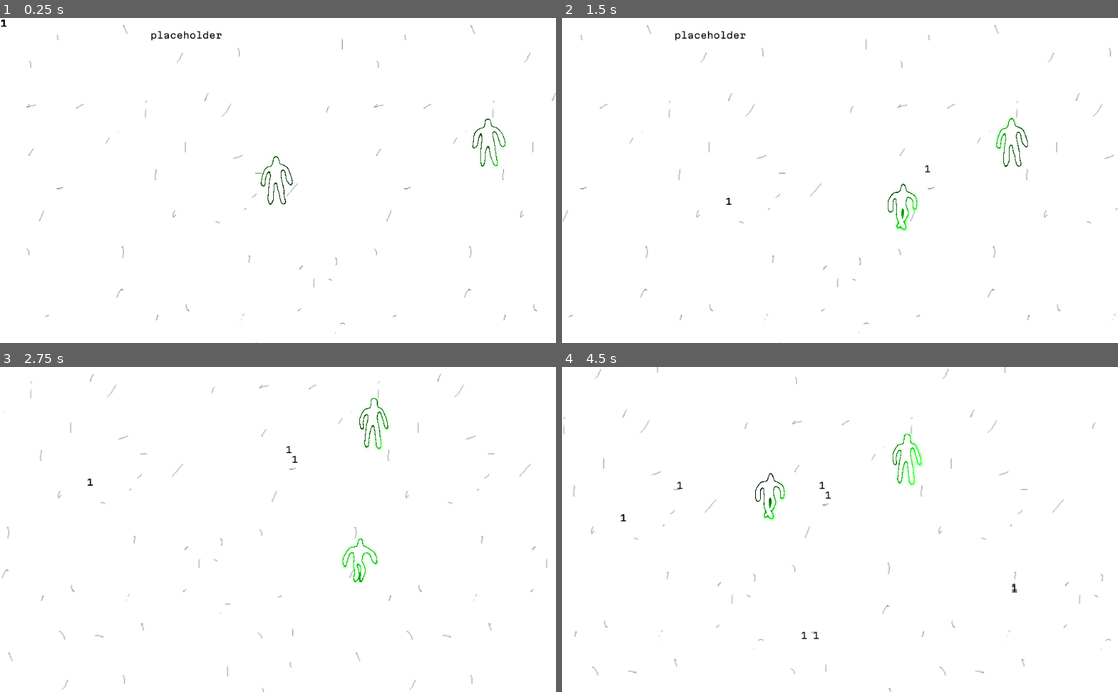
Above: before the commit, frames 1-4 (two rows, left to right).
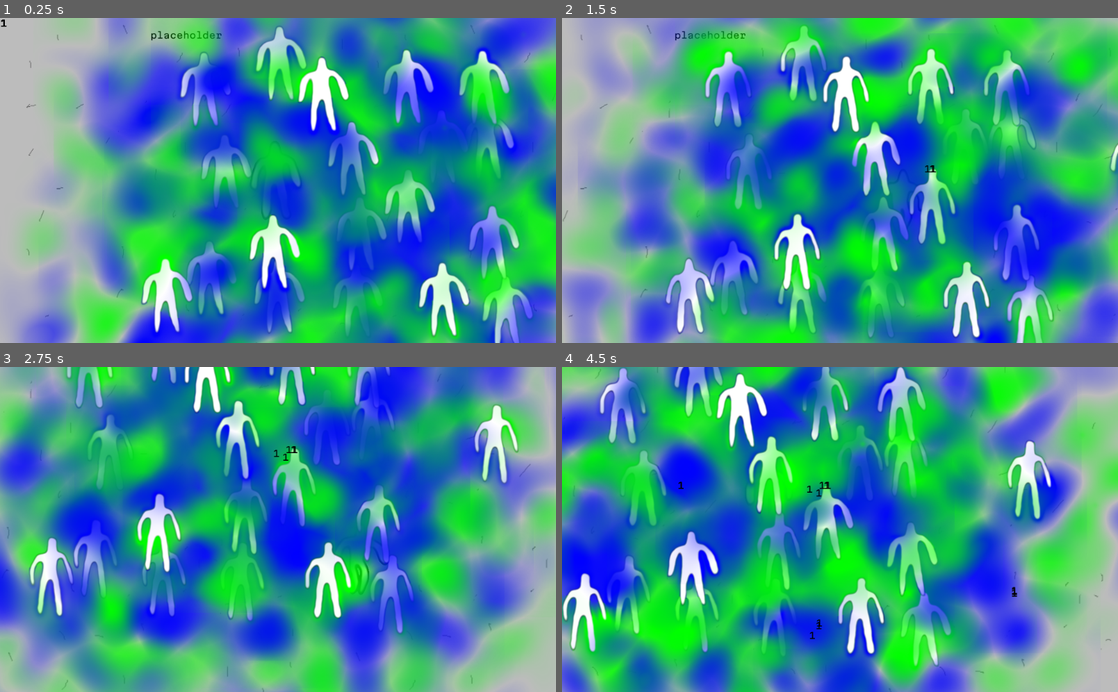
Above: after the commit, the same moments.

Repository: glitchcore/summon_55
Game: Godot game, scene res://Game.tscn
The game is run twice, just before and just after one commit, with the same random seed, the same clock (stepped at 60 frames per second) and the same inputs.
Inputs (mouse positions are in pixels of both pictures, inside the frame that each line leads up to):
- Up to frame 1 (0.25 s): no input
- Up to frame 2 (1.5 s): move the mouse to (962, 164) at 0.52 s; hold Right (ui_right) 0.53-1.28 s; move the mouse to (728, 196) at 1.27 s; hold Down (ui_down) from 1.28 s (still down)
- Up to frame 3 (2.75 s): move the mouse to (333, 458) at 2.02 s; release Down (ui_down) at 2.03 s; hold Right (ui_right) from 2.03 s (still down)
- Up to frame 4 (4.5 s): move the mouse to (812, 594) at 2.77 s; release Right (ui_right) at 2.78 s; hold Up (ui_up) 2.78-3.53 s; move the mouse to (1006, 578) at 3.52 s; hold Left (ui_left) from 3.53 s (still down); move the mouse to (673, 480) at 4.27 s

The runs differ from the first frame. In frame 1, 98% of the frame differs, in the area x 0-100%, y 0-100%; in frame 2, 98%; in frame 3, 98%; in frame 4, 98%.

Commit message:
extendable 2 color shader

Diff:
--- a/Character.gdshader
+++ b/Character.gdshader
@@ -1,55 +1,121 @@
 shader_type canvas_item;
 
-float hash(vec2 p) {
-    return fract(sin(dot(p, vec2(12.9898,78.233))) * 43758.5453123);
+/* discontinuous pseudorandom uniformly distributed in [-0.5, +0.5]^3 */
+vec3 random3(vec3 c) {
+	float j = 4096.0*sin(dot(c,vec3(17.0, 59.4, 15.0)));
+	vec3 r;
+	r.z = fract(512.0*j);
+	j *= .125;
+	r.x = fract(512.0*j);
+	j *= .125;
+	r.y = fract(512.0*j);
+	return r-0.5;
 }
 
-float _noise(vec2 x) {
-    vec2 p = floor(x);
-    vec2 f = fract(x);
-    f = f * f * (3.0 - 2.0 * f);
-    vec2 a = vec2(1.0, 0.0);
-    return mix(mix(hash(p + a.yy), hash(p + a.xy), f.x), mix(hash(p + a.yx), hash(p + a.xx), f.x), f.y);
+/* skew constants for 3d simplex functions */
+const float F3 =  0.3333333;
+const float G3 =  0.1666667;
+
+/* 3d simplex noise */
+float _noise(vec3 p) {
+	 /* 1. find current tetrahedron T and it's four vertices */
+	 /* s, s+i1, s+i2, s+1.0 - absolute skewed (integer) coordinates of T vertices */
+	 /* x, x1, x2, x3 - unskewed coordinates of p relative to each of T vertices*/
+
+	 /* calculate s and x */
+	 vec3 s = floor(p + dot(p, vec3(F3)));
+	 vec3 x = p - s + dot(s, vec3(G3));
+
+	 /* calculate i1 and i2 */
+	 vec3 e = step(vec3(0.0), x - x.yzx);
+	 vec3 i1 = e*(1.0 - e.zxy);
+	 vec3 i2 = 1.0 - e.zxy*(1.0 - e);
+
+	 /* x1, x2, x3 */
+	 vec3 x1 = x - i1 + G3;
+	 vec3 x2 = x - i2 + 2.0*G3;
+	 vec3 x3 = x - 1.0 + 3.0*G3;
+
+	 /* 2. find four surflets and store them in d */
+	 vec4 w, d;
+
+	 /* calculate surflet weights */
+	 w.x = dot(x, x);
+	 w.y = dot(x1, x1);
+	 w.z = dot(x2, x2);
+	 w.w = dot(x3, x3);
+
+	 /* w fades from 0.6 at the center of the surflet to 0.0 at the margin */
+	 w = max(0.6 - w, 0.0);
+
+	 /* calculate surflet components */
+	 d.x = dot(random3(s), x);
+	 d.y = dot(random3(s + i1), x1);
+	 d.z = dot(random3(s + i2), x2);
+	 d.w = dot(random3(s + 1.0), x3);
+
+	 /* multiply d by w^4 */
+	 w *= w;
+	 w *= w;
+	 d *= w;
+
+	 /* 3. return the sum of the four surflets */
+	 return dot(d, vec4(52.0));
 }
+
+vec3 _hsv2rgb(vec3 c) {
+    vec4 K = vec4(1.0, 2.0 / 3.0, 1.0 / 3.0, 3.0);
+    vec3 p = abs(fract(c.xxx + K.xyz) * 6.0 - K.www);
+    return c.z * mix(K.xxx, clamp(p - K.xxx, 0.0, 1.0), c.y);
+}
+
 
 const vec3 RED = vec3(1., 0., 0.);
 const vec3 GREEN = vec3(0., 1., 0.);
 const vec3 WHITE = vec3(1.);
 const vec3 BG = vec3(0.9);
+const vec3 BLACK = vec3(0.);
+
+uniform vec2 frame_size;
+uniform vec2 sprite_sheet_size;
+uniform float time_seed;
+uniform vec3 color_1;
+uniform vec3 color_2;
+uniform float thickness;
+uniform float expand;
 
 vec4 fire(vec2 uv, float t, vec3 texture) {
     vec4 res;
 
-    float cloud_mask = texture.b; // clamp(1. - length(uv * 2.) + 0.2, 0., 1.);
+    float cloud_mask = texture.b +
+		smoothstep(0.3, 0.8, 1. - length((uv - 0.5) * 1.2));
 
-	float cloud =
-	    _noise(vec2(length(uv) * 6. + vec2(-t * 2., 0.))) *
-	    _noise(vec2(uv * 3. + vec2(0, -t * 2.)));
-	float hard_cloud = clamp(cloud * 2., 0., 1.);
-	float soft_cloud = clamp(cloud * 1., 0., 1.) * cloud_mask;
+	float cloud = _noise(vec3(uv * 4., t * 0.7));
+	float cloud_v = abs(cloud);
 
-	float inner = texture.g > 0.7 ? 1. : 0.;
-	float outer = texture.r < 0.7 ? 1. : 0.;
+	vec3 color = cloud > 0. ? color_1 : color_2;
+
+	if(length(color) < 0.01) {
+		cloud_v = 0.;
+	}
+
+	float hard_cloud = clamp(cloud_v * 2., 0., 1.);
+	float soft_cloud = clamp(cloud_v * 1.5, 0., 1.) * cloud_mask;
+
+	float inner = smoothstep(0.5, 0.9, texture.g);
+	float outer = 1. - smoothstep(thickness, 0.85, texture.r);
 
 	float contour = texture.g * (1. - inner);
 
 	res.a = max(outer, soft_cloud);
 
-	if(outer > 0.) {
-	    res.rgb = max(vec3(inner), hard_cloud * GREEN);
-	} else {
-	    res.rgb = GREEN;
-	}
+	res.rgb = mix(color, max(vec3(inner), hard_cloud * color), outer);
 
-	// res.a = 1.;
-	// res.rgb = cloud * RED;
+    // res.a = 1.;
+	// res.rgb = soft_cloud * color;
 
 	return res;
 }
-
-uniform vec2 frame_size;
-uniform vec2 sprite_sheet_size;
-uniform float time_seed;
 
 void fragment() {
 	vec2 current_point = sprite_sheet_size * UV;
--- a/Character.tscn
+++ b/Character.tscn
@@ -71,14 +71,18 @@
 }
 
 [sub_resource type="RectangleShape2D" id=1]
-extents = Vector2( 42, 48.25 )
+extents = Vector2( 66, 77.5 )
 
 [sub_resource type="ShaderMaterial" id=8]
 resource_local_to_scene = true
 shader = ExtResource( 3 )
-shader_param/frame_size = null
-shader_param/sprite_sheet_size = null
+shader_param/frame_size = Vector2( 800, 800 )
+shader_param/sprite_sheet_size = Vector2( 2400, 3200 )
 shader_param/time_seed = null
+shader_param/color_1 = Vector3( 0, 0, 0 )
+shader_param/color_2 = Vector3( 0, 1, 0 )
+shader_param/thickness = 0.5
+shader_param/expand = null
 
 [node name="Character" type="KinematicBody2D"]
 position = Vector2( 8, -96 )
@@ -91,17 +95,17 @@
 anims/Walk = SubResource( 6 )
 
 [node name="CollisionShape2D" type="CollisionShape2D" parent="."]
-position = Vector2( -10, 97 )
+position = Vector2( -13, 96.5 )
 shape = SubResource( 1 )
 
 [node name="Sprite" type="Sprite" parent="."]
 material = SubResource( 8 )
 position = Vector2( -8, 96 )
-scale = Vector2( 0.5, 0.5 )
+scale = Vector2( 0.8, 0.8 )
 texture = ExtResource( 2 )
 hframes = 3
 vframes = 4
-frame = 6
+frame = 2
 script = ExtResource( 1 )
 __meta__ = {
 "_editor_description_": ""
--- a/CharacterSprite.gd
+++ b/CharacterSprite.gd
@@ -26,6 +26,9 @@
 	var time_seed = rng.randf_range(0.0, 1000.0)
 	material.set_shader_param("time_seed", time_seed)
 
+	material.set_shader_param("color_1", Vector3(0, 0, 1))
+	material.set_shader_param("color_2", Vector3(0, 1, 0))
+	material.set_shader_param("thickness", 0.2)
 # Called every frame. 'delta' is the elapsed time since the previous frame.
 #func _process(delta: float) -> void:
 #	pass
--- a/Game.tscn
+++ b/Game.tscn
@@ -10,6 +10,7 @@
 script = ExtResource( 5 )
 
 [node name="Ground" type="TextureRect" parent="."]
+modulate = Color( 0.737255, 0.737255, 0.737255, 1 )
 margin_left = -390.0
 margin_top = -259.0
 margin_right = 2205.0
@@ -27,7 +28,7 @@
 position = Vector2( 625, 208 )
 
 [node name="People" type="Node2D" parent="."]
-visible = false
+process_priority = -1
 
 [node name="Man2" parent="People" instance=ExtResource( 4 )]
 position = Vector2( 142, 262 )
--- a/Player.gd
+++ b/Player.gd
@@ -7,6 +7,7 @@
 func _ready() -> void:
 	target_position = position
 	$Character/PlayerAnimator.play("Idle")
+	$Character/Sprite.material.set_shader_param("thickness", 0.8)
 
 func _process(delta: float) -> void:
 	var is_moving = false
